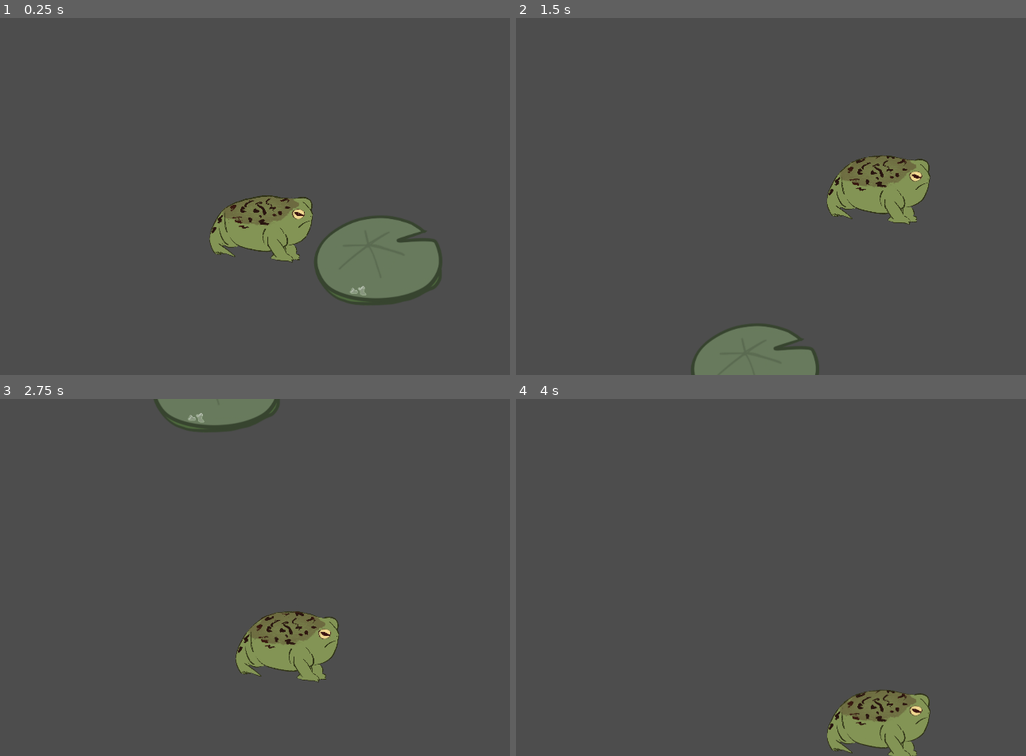
Above: before the commit, frames 1-4 (two rows, left to right).
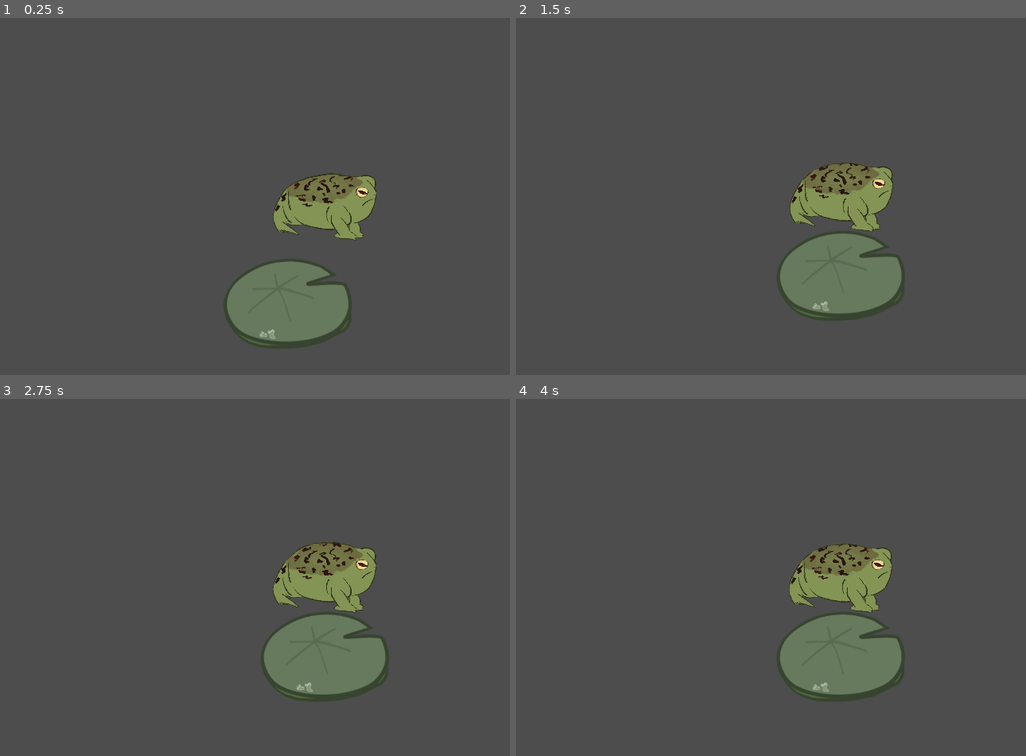
Above: after the commit, the same moments.

Repository: emilyahmad/frog-prince-game
Game: Godot game, scene res://scenes/level_one.tscn
Same seed, same stepped clock (60 frames per second), same inputs: the game is played once before the commit and once after it. The project has no main scene, so this scene is started directly.
Inputs:
- Up to frame 1 (0.25 s): no input
- Up to frame 2 (1.5 s): tap Enter at 0.5 s; hold D (move_right) from 0.53 s (still down); tap Space (jump) at 0.77 s
- Up to frame 3 (2.75 s): tap Space (jump) at 1.52 s; release D (move_right) at 2.03 s; hold A (move_left) from 2.03 s (still down)
- Up to frame 4 (4 s): release A (move_left) at 2.78 s; hold D (move_right) from 2.78 s (still down); tap Space (jump) at 3.02, 3.77 s

The runs differ from the first frame. In frame 1, 14% of the frame differs, in the area x 41-87%, y 43-93%; in frame 2, 11%; in frame 3, 10%; in frame 4, 10%.

Commit message:
lowkey everything is working

Diff:
--- a/player.gd
+++ b/player.gd
@@ -10,7 +10,7 @@
 
 #const SPEED = 300.0
 #const JUMP_VELOCITY = -400.0
-
+#
 #sync project settings gravity with rigid body nodes
 #var gravity = ProjectSettings.get_setting("physics/2d/default_gravity")
 
@@ -47,8 +47,3 @@
 		velocity.x = move_toward(velocity.x, 0, speed * speed_multiplier)
 
 	move_and_slide()
-
-	#if GameState.sink == true:
-		#await get_tree().create_timer(.5).timeout
-		#position.y -= 10
-		#GameState.sink = false
--- a/scenes/level_one.tscn
+++ b/scenes/level_one.tscn
@@ -5,8 +5,8 @@
 [ext_resource type="Texture2D" uid="uid://c1n3ycv124aoh" path="res://assets/obstacles/jump-lilypad.png" id="5_r4wdr"]
 
 [sub_resource type="CapsuleShape2D" id="CapsuleShape2D_843q2"]
-radius = 53.987
-height = 170.936
+radius = 34.7775
+height = 69.5549
 
 [node name="LevelOne" type="Node2D"]
 rotation = -0.000763722
@@ -15,12 +15,14 @@
 [node name="Player" parent="." instance=ExtResource("1_cd1xg")]
 
 [node name="StaticBody2D" type="StaticBody2D" parent="."]
-position = Vector2(-0.124487, 163)
+position = Vector2(-317.943, -75.2428)
 
 [node name="Sprite2D" type="Sprite2D" parent="StaticBody2D"]
+position = Vector2(244, 283)
 texture = ExtResource("5_r4wdr")
 
 [node name="CollisionShape2D" type="CollisionShape2D" parent="StaticBody2D"]
-position = Vector2(7.00687, -8.99465)
-scale = Vector2(1.98779, 0.889221)
+position = Vector2(252.792, 272.193)
+rotation = 1.56704
+scale = Vector2(2.1234, 3.22487)
 shape = SubResource("CapsuleShape2D_843q2")
--- a/scripts/game_state.gd
+++ b/scripts/game_state.gd
@@ -1,7 +1,7 @@
 extends Node2D
 
-var sink = false
-
+#var sink = false
+#
 func _input(event):
 	if event.is_action_pressed("quit"):
 		# change to go to settings screen
--- a/scripts/level_one.gd
+++ b/scripts/level_one.gd
@@ -8,16 +8,3 @@
 # Called every frame. 'delta' is the elapsed time since the previous frame.
 func _process(delta: float) -> void:
 	pass
-#
-#func _on_fly_body_entered(body: Node2D) -> void:
-	#print("stamina+")
-#
-#func _on_bounce_pad_body_entered(body: Node2D) -> void:
-	#GameState.sink = true
-#
-#func _on_croc_head_body_entered(body: Node2D) -> void:
-	## fade to black,
-	#await get_tree().create_timer(.5).timeout
-	## wait .5 sec
-	## restart (add checkpoints for longer rounds)
-	#SceneTransition.change_scene("res://scenes/level_one.tscn")
--- /dev/null
+++ b/sky.tscn
@@ -0,0 +1,33 @@
+[gd_scene load_steps=5 format=3 uid="uid://ca5rjs1y7xdlb"]
+
+[ext_resource type="Texture2D" uid="uid://br1jc8afto3xj" path="res://assets/clouds/sky.png" id="1_py8sg"]
+[ext_resource type="Texture2D" uid="uid://61bk1bq7dk5" path="res://assets/clouds/cloud1.png" id="2_4krsh"]
+[ext_resource type="PackedScene" uid="uid://dhbqg5dgmq5gg" path="res://player.tscn" id="3_xeklh"]
+
+[sub_resource type="CapsuleShape2D" id="CapsuleShape2D_py8sg"]
+radius = 36.292
+height = 77.4528
+
+[node name="Sky" type="Node2D"]
+
+[node name="TextureRect" type="TextureRect" parent="."]
+offset_right = 2352.0
+offset_bottom = 836.0
+texture = ExtResource("1_py8sg")
+
+[node name="Player" parent="." instance=ExtResource("3_xeklh")]
+position = Vector2(243, 99)
+
+[node name="StaticBody2D" type="StaticBody2D" parent="."]
+
+[node name="Sprite2D" type="Sprite2D" parent="StaticBody2D"]
+position = Vector2(244, 283)
+rotation = 1.5708
+scale = Vector2(0.15, 0.15)
+texture = ExtResource("2_4krsh")
+
+[node name="CollisionShape2D" type="CollisionShape2D" parent="StaticBody2D"]
+position = Vector2(243, 277)
+rotation = 1.61875
+scale = Vector2(1.69662, 4.13523)
+shape = SubResource("CapsuleShape2D_py8sg")
Not shown, added: Untitled_Artwork 3 (1).png.import
Binary file added: assets/clouds/cloud1.png
Not shown, added: assets/clouds/cloud1.png.import
Binary file added: assets/clouds/cloud2.png
Not shown, added: assets/clouds/cloud2.png.import
Binary file added: assets/clouds/cloud3.png
Not shown, added: assets/clouds/cloud3.png.import
Not shown, added: assets/clouds/sky.png.import
Not shown, added: Untitled_Artwork 3 (1).png
Not shown, added: assets/clouds/sky.png
